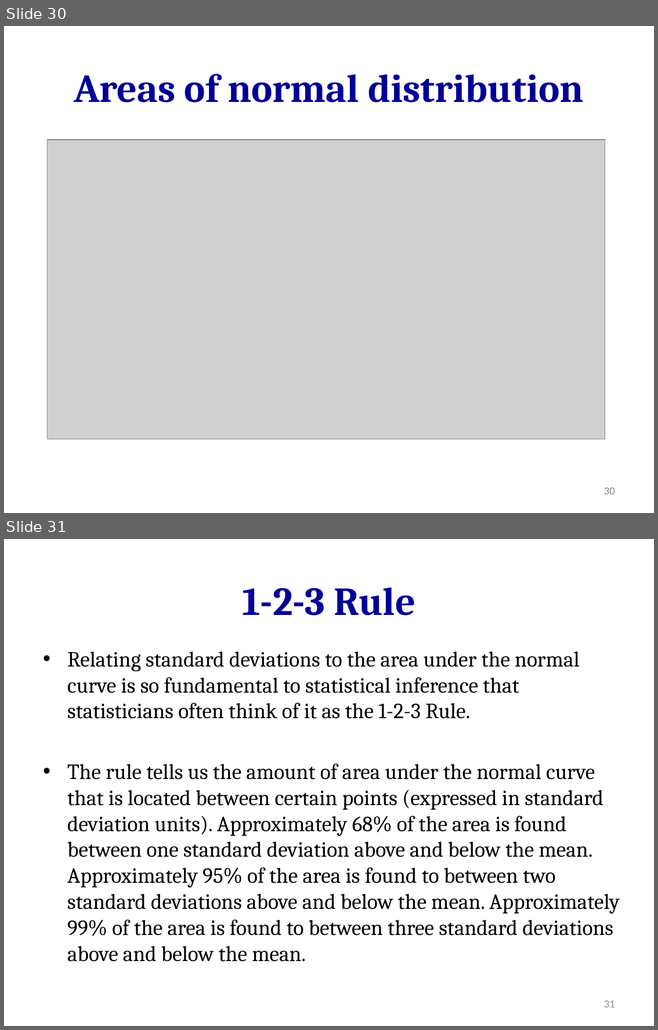
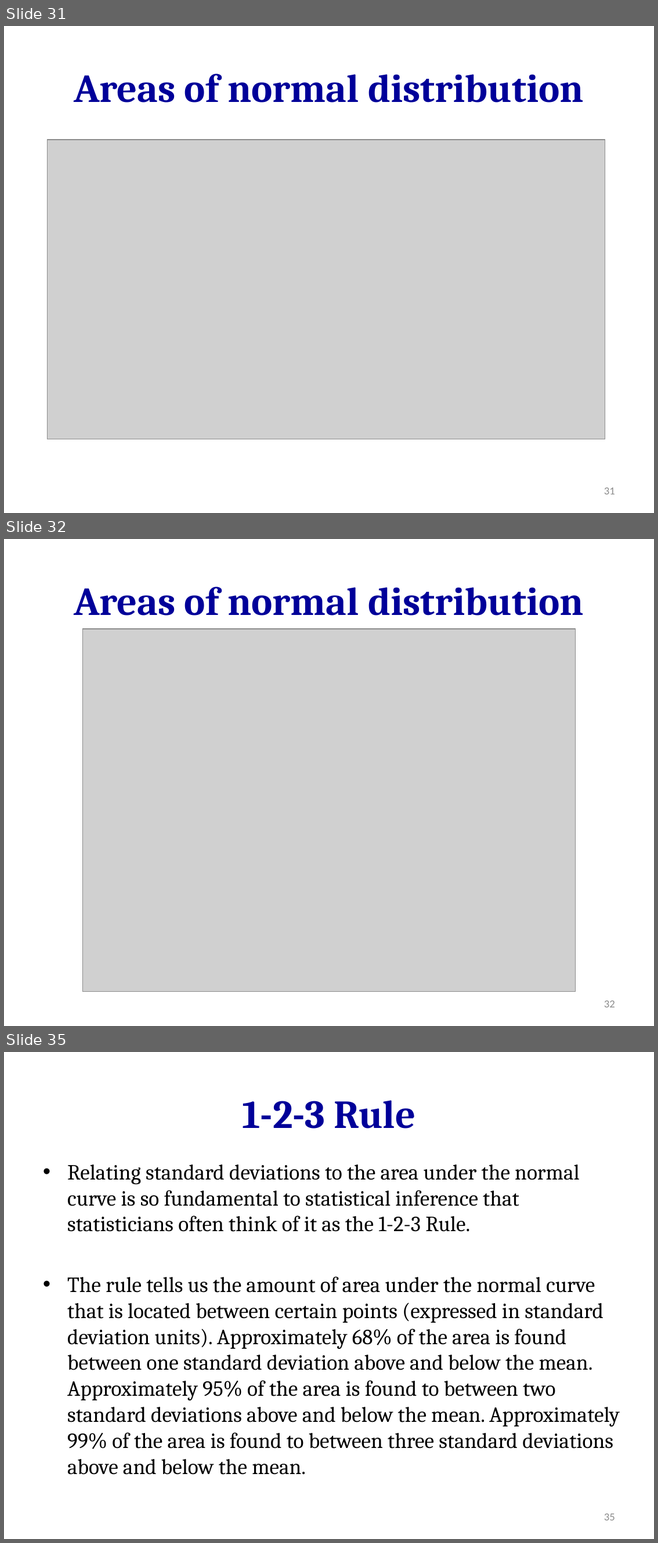
Before and after one commit to hejibo/Psychological-Statistics, a slide deck: Lecture 4 - Measure of Dispersion & Normal Curve/Lecture 4 - Measure of Dispersion & Normal Curve.pptx. Shown one above the other, each under a label of ours: slides 30 and 31 before the commit, slides 31, 32 and 35 after it; the slides between them are not shown. The pictures are 658x1030 and 658x1543 pixels, drawn with LibreOffice and Linux fonts; fonts in the diff are those of the drawing; grey boxes stand for pictures. Boxes give left, top, right and bottom in pixels: in the first picture for what was removed or moved away, otherwise in the second. Text is boxed around its words. In the diff, an @@ line names an element or a change of style, - is before the commit and + after.

```diff
--- a/Lecture 4 - Measure of Dispersion & Normal Curve/Lecture 4 - Measure of Dispersion & Normal Curve.pptx
+++ b/Lecture 4 - Measure of Dispersion & Normal Curve/Lecture 4 - Measure of Dispersion & Normal Curve.pptx
@@ slide 32 added at [4, 539, 654, 1026], background #FFFFFF @@
@@ title added at [74, 587, 583, 616], 44 pt, text #000099, bold @@
+Areas of normal distribution
@@ picture added at [83, 629, 575, 991] @@
@@ page number added at [604, 1001, 615, 1008], 12 pt, text #8C8C8C @@
+32
@@ what was slide 30 is now slide 31 @@
@@ page number at [604, 488, 615, 495]: text changed @@
-30
+31
@@ what was slide 31 is now slide 35 @@
@@ page number at [604, 1514, 615, 1521]: text changed @@
-31
+35
```
Also in this commit, not shown: 3 slides changed, 9 other slides added, 10 other files.
